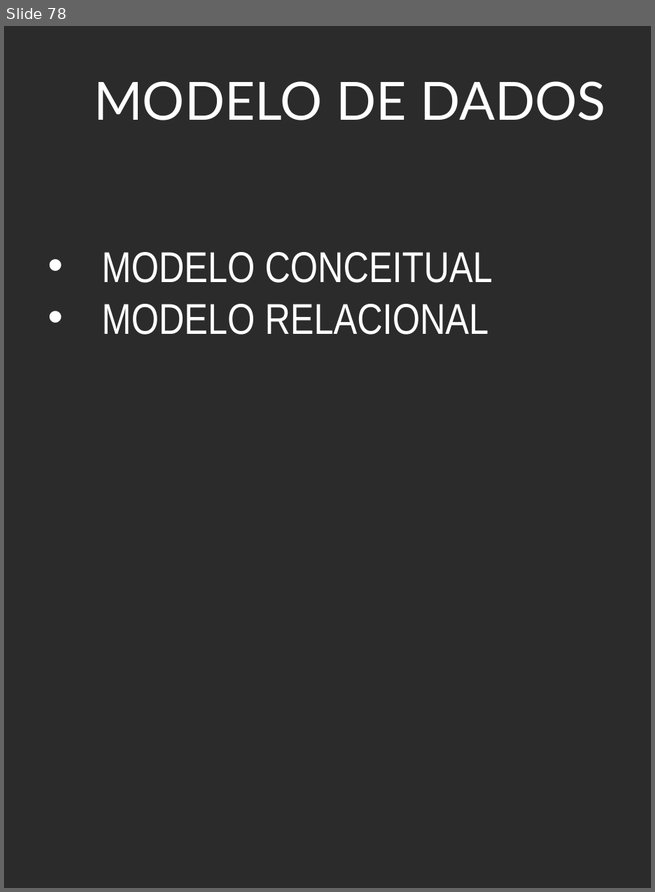
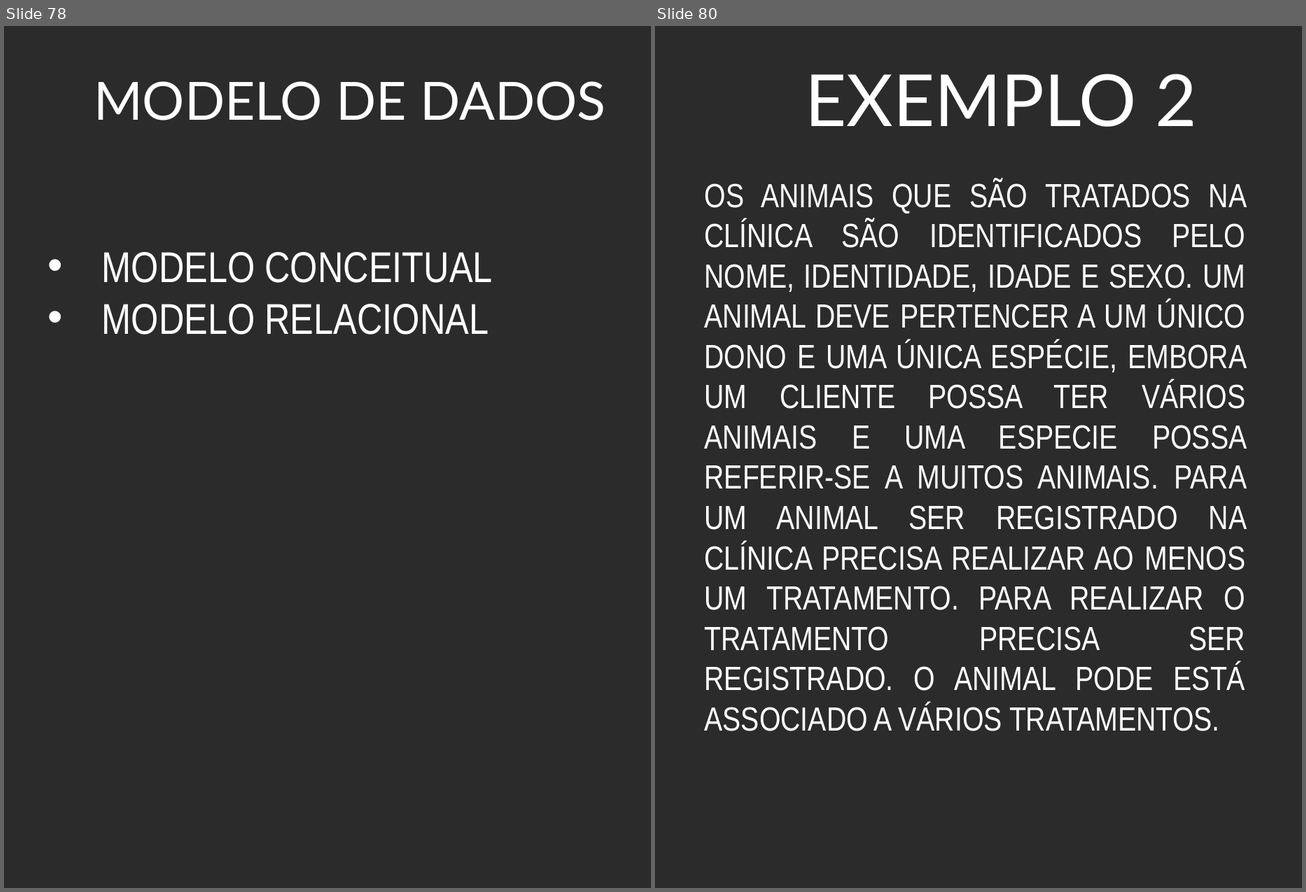
Before and after one commit to adilsonlopesoracle/BancodeDados_Gracas, a slide deck: BANCO DE DADOS_Atualizado.pptx. Shown side by side, each under a label of ours: slide 78 before the commit, slides 78 and 80 after it; the slides between them are not shown. The pictures are 655x892 and 1306x892 pixels, drawn with LibreOffice and Linux fonts; fonts in the diff are those of the drawing; background and template pictures are left out; a plain dark background stands for a picture behind light text. Boxes give left, top, right and bottom in pixels: in the first picture for what was removed or moved away, otherwise in the second. Text is boxed around its words. In the diff, an @@ line names an element or a change of style, - is before the commit and + after.

```diff
--- a/BANCO DE DADOS_Atualizado.pptx
+++ b/BANCO DE DADOS_Atualizado.pptx
@@ slide 80 added at (655, 26, 1302, 888), background picture (left out) @@
@@ title added at (805, 74, 1197, 127), 60 pt, text #FFFFFF @@
+EXEMPLO 2
@@ text added at (705, 180, 1247, 732), 28 pt, text #FFFFFF @@
+OS ANIMAIS QUE SÃO TRATADOS NA CLÍNICA SÃO IDENTIFICADOS PELO NOME, IDENTIDADE, IDADE E SEXO. UM ANIMAL DEVE PERTENCER A UM ÚNICO DONO E UMA ÚNICA ESPÉCIE, EMBORA UM CLIENTE POSSA TER VÁRIOS ANIMAIS E UMA ESPECIE POSSA REFERIR-SE A MUITOS ANIMAIS. PARA UM ANIMAL SER REGISTRADO NA CLÍNICA PRECISA REALIZAR AO MENOS UM TRATAMENTO. PARA REALIZAR O TRATAMENTO PRECISA SER REGISTRADO. O ANIMAL PODE ESTÁ ASSOCIADO A VÁRIOS TRATAMENTOS.
```
Also in this commit, not shown: 89 other slides added, 1 slide removed.
